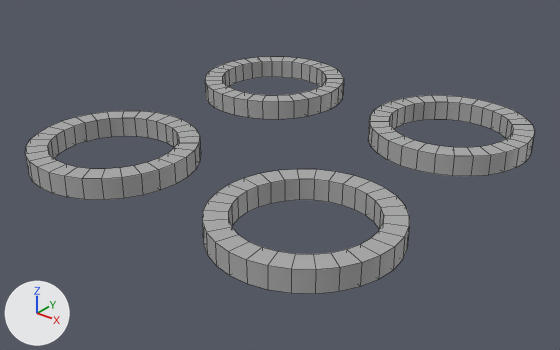
Before and after pictures for a commit that changed the FBX model Prototype3/Assets/Art/kitchen/geo_HobRings.fbx.
One viewpoint serves both versions: a 50 mm lens placed at (-0.17319, -0.00802, 0.01415), pointed at (-0.1801, 0.00062, 0.00879). Every picture has the same lights, and +X, +Y and +Z are marked at lower left. Mesh edges are drawn as thin lines. Where no turn or scale is listed for an object, it has been applied to the vertices.

Before the edit, the objects in view are built like this:
```python
me_mesh = bpy.data.meshes.new('Mesh')
me_mesh.from_pydata(...)  # 240 vertices, 240 faces; spans x -0.0013..0.0013, y -0.00324..0.00324, z -0.00016..0.00016
me_mesh.materials.append(mat_standardsurface1)  # grey #aaaaaa
me_mesh_001 = bpy.data.meshes.new('Mesh.001')
me_mesh_001.from_pydata(...)  # 240 vertices, 240 faces; spans x -0.17963..-0.17702, y -0.00237..0.00411, z 0.00911..0.00943
me_mesh_001.materials.append(mat_standardsurface1)  # grey #aaaaaa
ob_hob_rings_right = bpy.data.objects.new('hob_rings_right', me_mesh)
ob_hob_rings_right.location = (-0.18199, 0.00087, 0.00927)
ob_hob_ringts_left = bpy.data.objects.new('hob_ringts_left', me_mesh_001)
ob_hob_ringts_left.location = (0.0, 0.0, 0.0)
```
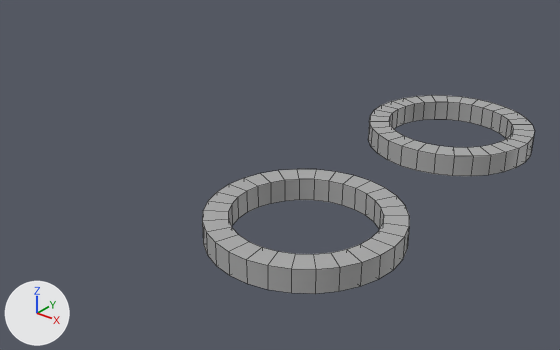
Where the newer file only moved an object's origin or applied its transform, the numbers keep the older frame.

Location of each change, [x1, y1, x2, y2] in pixels of the pictures (560 x 350 px):
'hob_rings_right', deleted: before [25, 57, 344, 200]

The edits, one by one:
Object 'hob_rings_right' (ob_hob_rings_right) is deleted.
